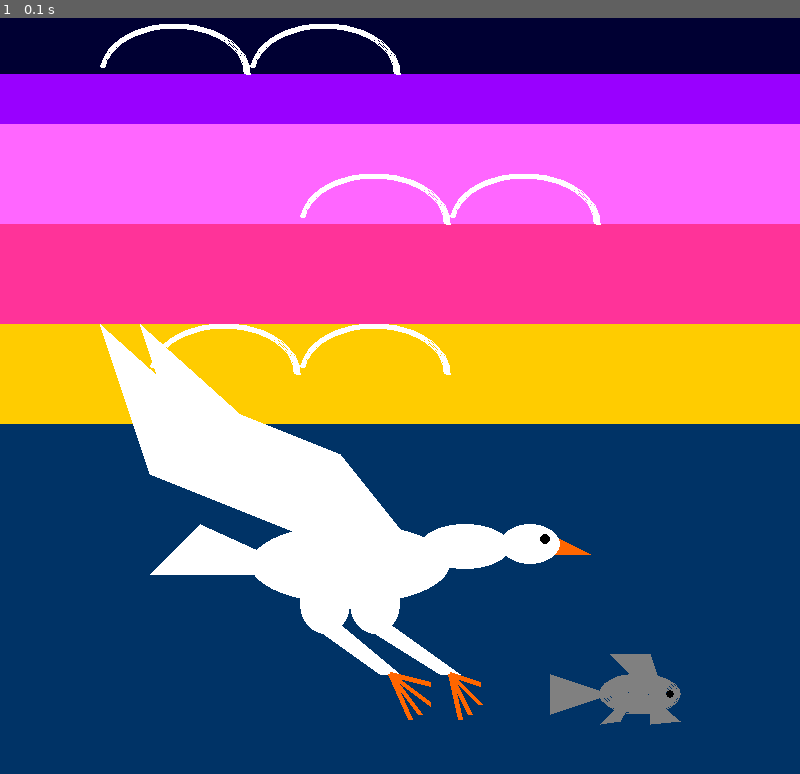
Above: before the commit, frame 1.
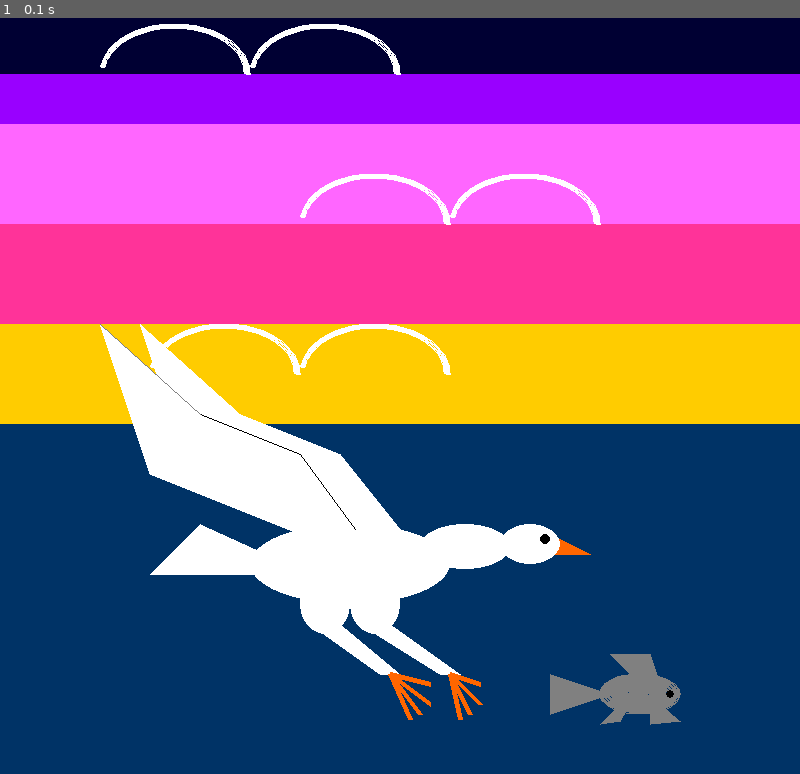
Above: after the commit, the same moment.

Repository: elizavetaashchipakina/infa_2021_shchipakina
Game: pygame game, started from pygame2.py
Two runs of this game, one before a commit and one after it. Both use one fixed random seed, a clock stepped at 60 frames per second and the inputs below.
Inputs:
- Up to frame 1 (0.1 s): no input

The runs differ from the first frame. In frame 1, less than 0.1% of the frame differs, in the area x 12-45%, y 40-68%.

Commit message:
Update pygame2.py

Diff:
--- a/pygame2.py
+++ b/pygame2.py
@@ -34,6 +34,9 @@
 # крылья
 polygon(screen, (255, 255, 255), [(360, 555), (300, 480), (200, 440), (100, 350), (150, 500), (300, 560)])
 polygon(screen, (255, 255, 255), [(400, 555), (340, 480), (240, 440), (140, 350), (190, 500), (340, 560)])
+line(screen, (0, 0, 0), (355, 555), (300, 480))
+line(screen, (0, 0, 0), (300, 480), (200, 440))
+line(screen, (128, 128, 128), (200, 440), (100, 350))
 
 # хвост
 polygon(screen, (255, 255, 255), [(200, 550), (150, 600), (310, 600)] )
